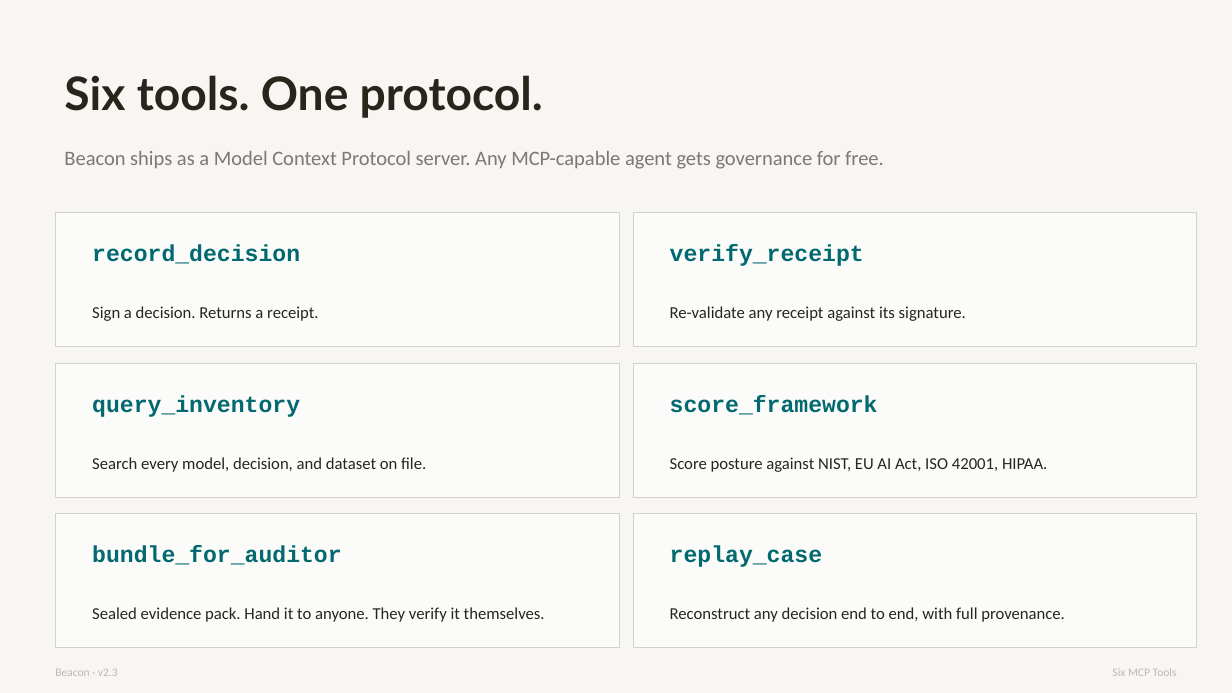
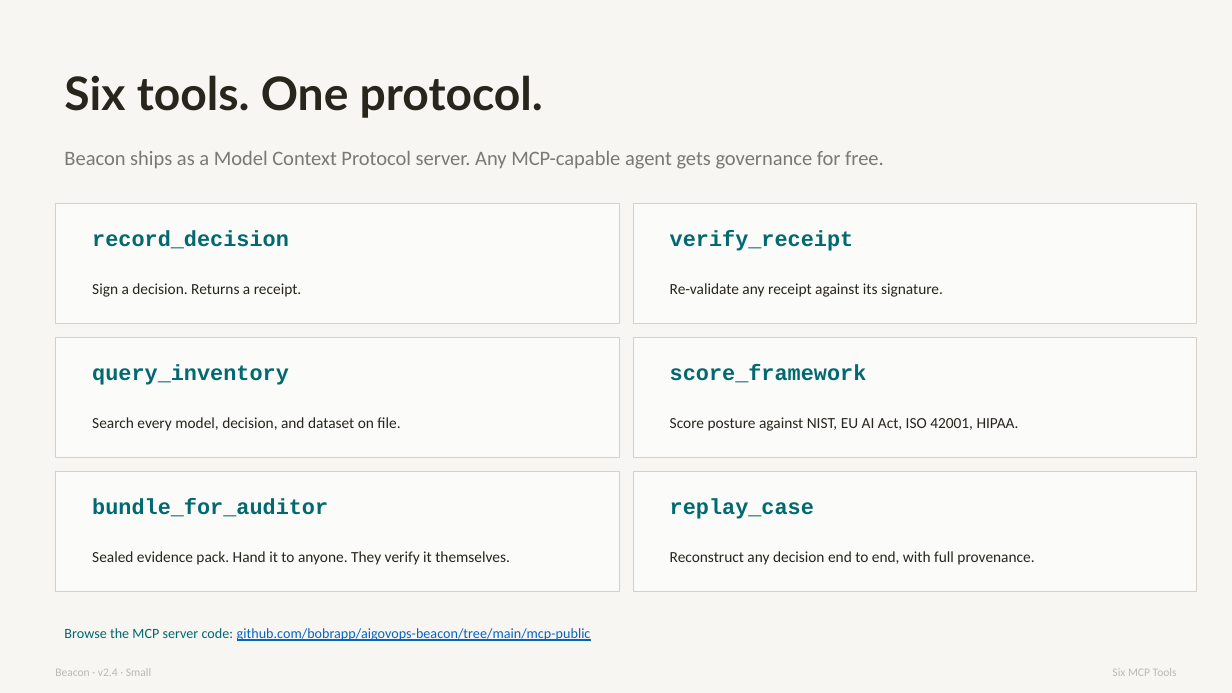
Before and after one commit to aigovops-foundation/aigovops, a slide deck: slide 5 of products/beacon/docs/downloads/AIGovOps_Beacon_Pitch.pptx. Drawn at 1232x693 pixels with LibreOffice and Linux fonts; fonts in the diff are those of the drawing. Boxes give left, top, right and bottom in pixels: in the first picture for what was removed or moved away, otherwise in the second. Text is boxed around its words. In the diff, an @@ line names an element or a change of style, - is before the commit and + after.

Commit message:
Beacon v2.4: BIG/SMALL pitch decks + AIGovOps Foundation Protocol fact-check appendix
- Add aigovops-fact-check.md (canonical, 46 claims across 16 source files)
  - Protocol: VERIFIED / SOURCED / ASPIRATIONAL / UNVERIFIABLE
  - Totals: 18 / 6 / 14 / 8
- Add AIGovOps_Beacon_Pitch_Big.{pptx,pdf} (embeds 30s teaser, 16 MB)
- Add AIGovOps_Beacon_Pitch_Small.{pptx,pdf} (no video, lightweight)
- Update default AIGovOps_Beacon_Pitch.{pptx,pdf} to v2.4 Small build
- docs/index.html: link both deck versions + fact-check appendix
- Fix E-01: docs/data/ai_failures_top100.json line 871
  Moffatt v. Air Canada citation corrected to BC Civil Resolution Tribunal
  (2024 BCCRT 149); supersedes prior BCSC 1490 attribution

```diff
--- a/products/beacon/docs/downloads/AIGovOps_Beacon_Pitch.pptx
+++ b/products/beacon/docs/downloads/AIGovOps_Beacon_Pitch.pptx
@@ rectangle: place and size @@
-rectangle at [55, 213, 619, 347]
+rectangle at [55, 203, 619, 323]
@@ rectangle: place and size @@
-rectangle at [633, 213, 1197, 347]
+rectangle at [633, 203, 1197, 323]
@@ text "record_decision": place and size @@
-text "record_decision" at [92, 244, 300, 264]
+text "record_decision" at [92, 231, 289, 249]
@@ text "verify_receipt": place and size @@
-text "verify_receipt" at [670, 244, 864, 266]
+text "verify_receipt" at [670, 231, 854, 251]
@@ text "Sign a decision. Returns a ...": place and size @@
-text "Sign a decision. Returns a ..." at [92, 306, 318, 321]
+text "Sign a decision. Returns a ..." at [92, 283, 302, 297]
@@ text "Re-validate any receipt against its ...": place and size @@
-text "Re-validate any receipt against its ..." at [670, 306, 966, 321]
+text "Re-validate any receipt against its ..." at [670, 283, 943, 297]
@@ rectangle: place and size @@
-rectangle at [55, 363, 619, 497]
+rectangle at [55, 337, 619, 457]
@@ text "query_inventory": place and size @@
-text "query_inventory" at [92, 395, 300, 417]
+text "query_inventory" at [92, 364, 289, 385]
@@ rectangle: place and size @@
-rectangle at [633, 363, 1197, 497]
+rectangle at [633, 337, 1197, 457]
@@ text "score_framework": place and size @@
-text "score_framework" at [670, 395, 878, 415]
+text "score_framework" at [670, 364, 867, 383]
@@ text "Search every model, decision, and ...": place and size @@
-text "Search every model, decision, and ..." at [92, 457, 426, 472]
+text "Search every model, decision, and ..." at [92, 417, 400, 431]
@@ text "Score posture against NIST, EU ...": place and size @@
-text "Score posture against NIST, EU ..." at [670, 457, 1047, 472]
+text "Score posture against NIST, EU ..." at [670, 417, 1019, 431]
@@ rectangle: place and size @@
-rectangle at [55, 514, 619, 648]
+rectangle at [55, 471, 619, 592]
@@ rectangle: place and size @@
-rectangle at [633, 514, 1197, 648]
+rectangle at [633, 471, 1197, 592]
@@ text "bundle_for_auditor": place and size @@
-text "bundle_for_auditor" at [92, 545, 342, 565]
+text "bundle_for_auditor" at [92, 498, 328, 517]
@@ size 18 to 17 pt in 6 elements at [92, 231, 289, 249], [670, 231, 854, 251], [92, 364, 289, 385], [670, 364, 867, 383], [92, 498, 328, 517], [670, 498, 814, 519] @@
@@ text "replay_case": place and size @@
-text "replay_case" at [670, 545, 822, 567]
+text "replay_case" at [670, 498, 814, 519]
@@ text "Sealed evidence pack. Hand it ...": place and size @@
-text "Sealed evidence pack. Hand it ..." at [92, 607, 545, 622]
+text "Sealed evidence pack. Hand it ..." at [92, 551, 510, 565]
@@ size 13 to 12 pt in 6 elements at [92, 283, 302, 297], [670, 283, 943, 297], [92, 417, 400, 431], [670, 417, 1019, 431], [92, 551, 510, 565], [670, 551, 1034, 565] @@
@@ text "Reconstruct any decision end to ...": place and size @@
-text "Reconstruct any decision end to ..." at [670, 607, 1065, 622]
+text "Reconstruct any decision end to ..." at [670, 551, 1034, 565]
@@ text added at [64, 628, 591, 641], 11 pt, text #0563C1, underline @@
+Browse the MCP server code: github.com/bobrapp/aigovops-beacon/tree/main/mcp-public
@@ text at [55, 668, 151, 676]: text changed @@
-Beacon · v2.3
+Beacon · v2.4 · Small
```
Also in this commit, not shown: 12 other slides changed, 14 slides added, 6 other files.
